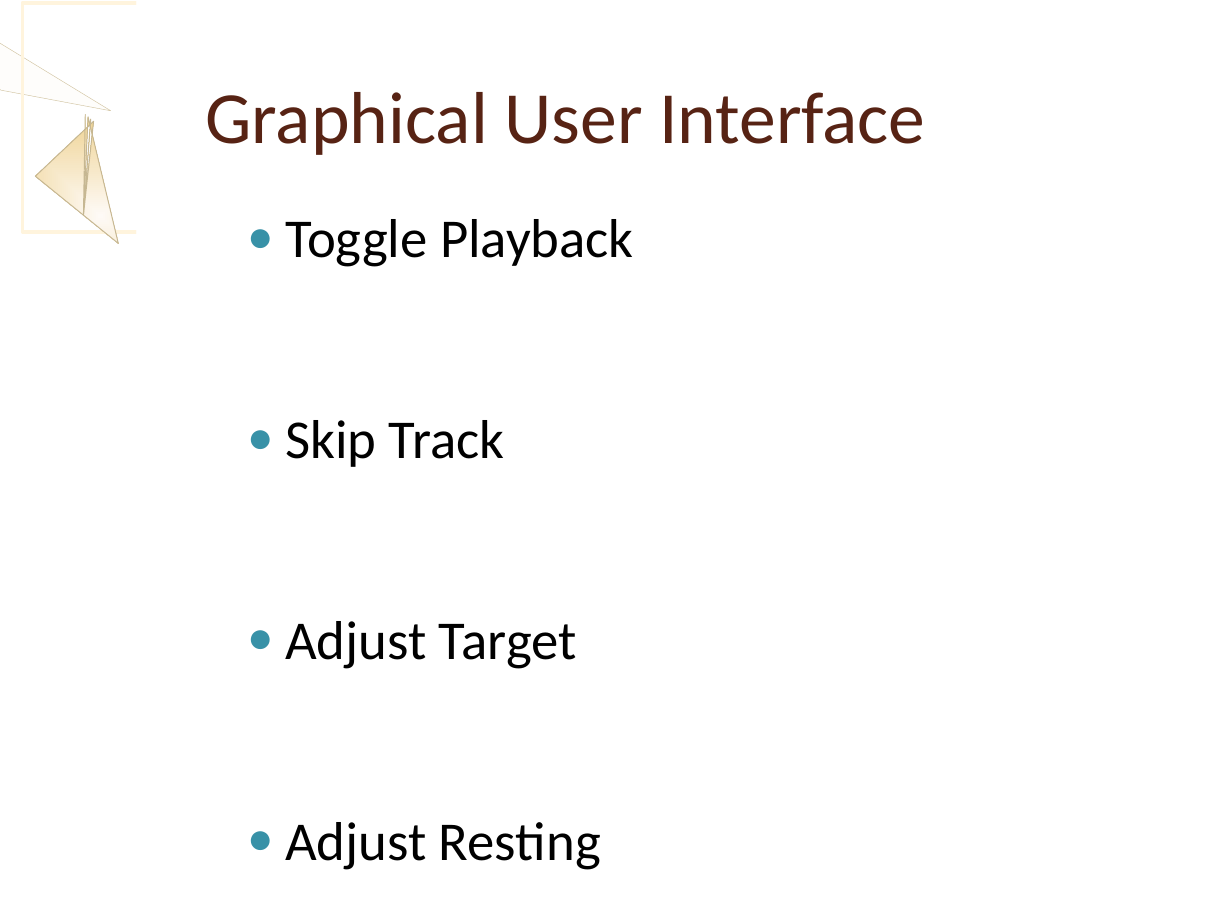
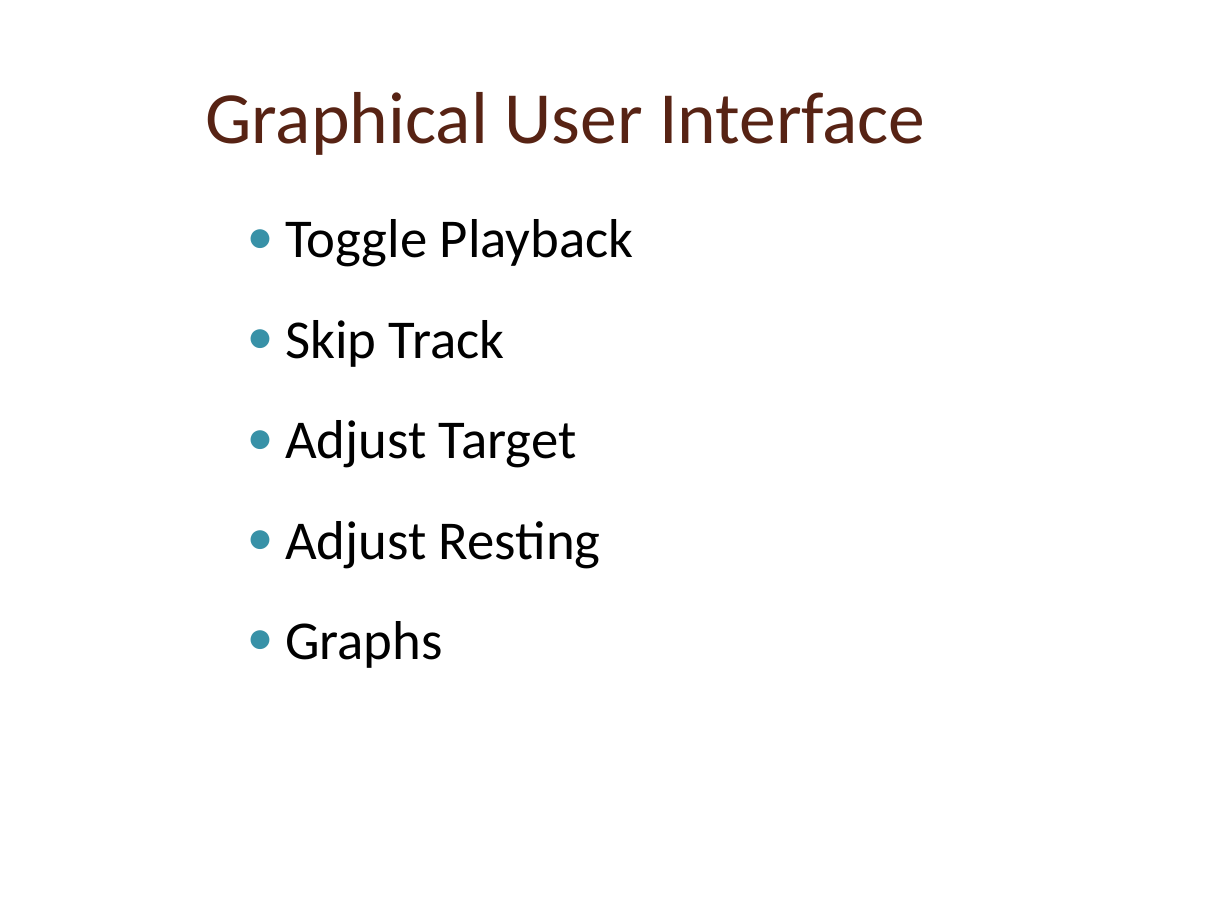
Before and after one commit to revan/HeartRateAdjuster, a slide deck: slide 4 of doc/demo2PPT.ppt. Drawn at 1232x924 pixels with LibreOffice and Linux fonts; fonts in the diff are those of the drawing; background and template pictures are left out. Boxes give left, top, right and bottom in pixels: in the first picture for what was removed or moved away, otherwise in the second. Text is boxed around its words. In the diff, an @@ line names an element or a change of style, - is before the commit and + after.

Commit message:
fixed class diagram for data management and removed all mentions of a Graph Container

```diff
--- a/doc/demo2PPT.ppt
+++ b/doc/demo2PPT.ppt
@@ freeform shape removed at (0,0,111,111) @@
@@ rectangle removed at (22,2,251,232) @@
@@ rectangle removed at (137,0,1232,924) @@
@@ rectangle removed at (137,0,147,924) @@
@@ freeform shape removed at (0,110,206,321) @@
@@ text "Toggle Playback" rewrapped from (285,219,634,870) to (285,219,634,668) @@
```
Also in this commit, not shown: 6 other slides changed, 1 slide added, 2 other files.
